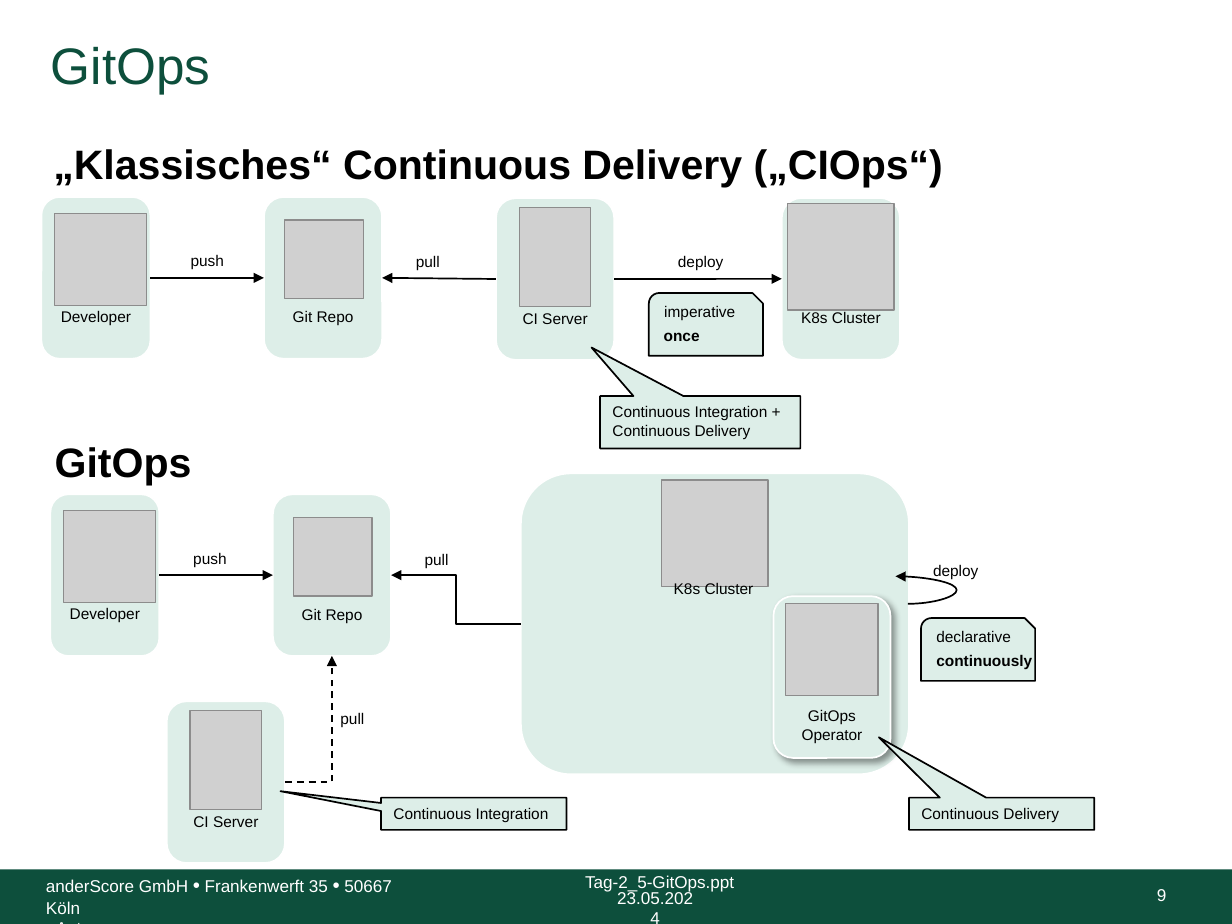
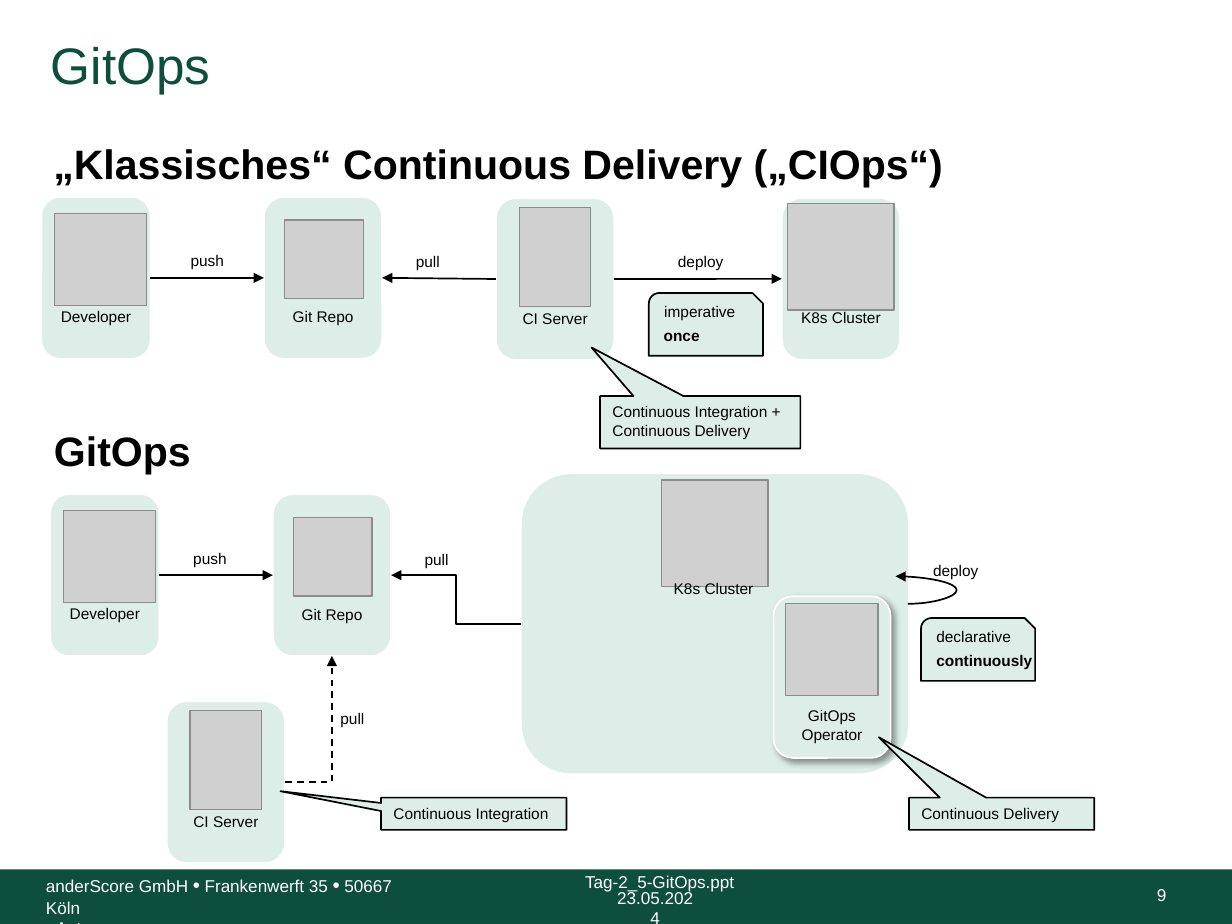
Before and after one commit to anderscore-gmbh/gitlab, a slide deck: slide 9 of slides/Tag-2_5-GitOps.pptx. Drawn at 1232x924 pixels with LibreOffice and Linux fonts; fonts in the diff are those of the drawing; grey boxes stand for pictures; background and template pictures are left out. Boxes give left, top, right and bottom in pixels: in the first picture for what was removed or moved away, otherwise in the second. Text is boxed around its words. In the diff, an @@ line names an element or a change of style, - is before the commit and + after.

```diff
--- a/slides/Tag-2_5-GitOps.pptx
+++ b/slides/Tag-2_5-GitOps.pptx
@@ text "GitOps": place and size @@
-text "GitOps" at [55,447,192,485]
+text "GitOps" at [54,436,191,475]
```
Also in this commit, not shown: 4 other slides changed, 3 slides added, 1 slide removed, 1 other file.
